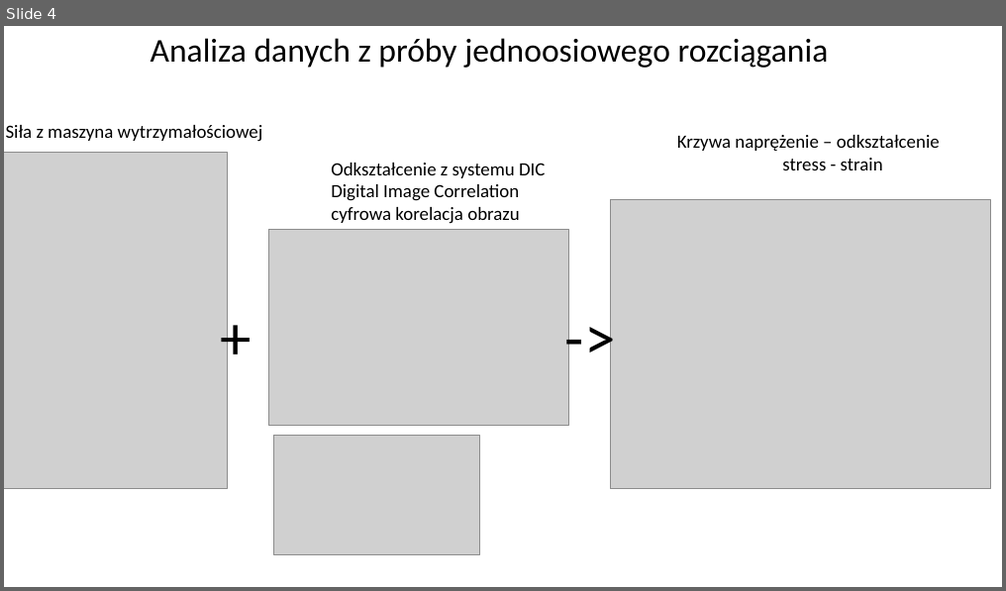
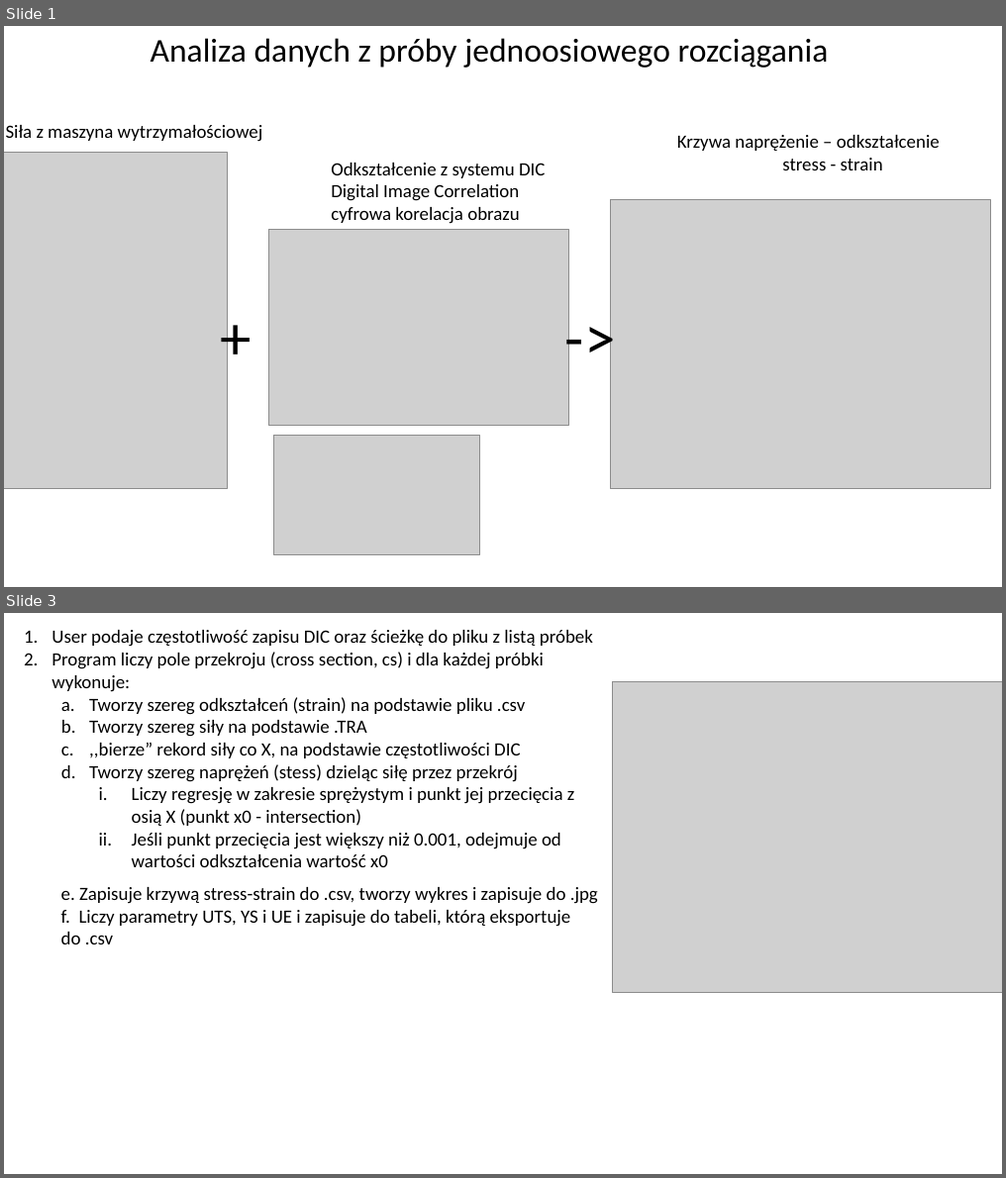
Before and after one commit to martaciemiorek/final, a slide deck: schemat.pptx. Shown one above the other, each under a label of ours: slide 4 before the commit, slides 1 and 3 after it; the slides between them are not shown. The pictures are 1006x591 and 1006x1178 pixels, drawn with LibreOffice and Linux fonts; fonts in the diff are those of the drawing; grey boxes stand for pictures. Boxes give left, top, right and bottom in pixels: in the first picture for what was removed or moved away, otherwise in the second. Text is boxed around its words. In the diff, an @@ line names an element or a change of style, - is before the commit and + after.

```diff
--- a/schemat.pptx
+++ b/schemat.pptx
@@ slide 3 added at [4, 613, 1002, 1174], background #FFFFFF @@
@@ text added at [52, 630, 593, 867], 18 pt, text #000000 @@
+1. User podaje częstotliwość zapisu DIC oraz ścieżkę do pliku z listą próbek
+2. Program liczy pole przekroju (cross section, cs) i dla każdej próbki wykonuje:
+  a. Tworzy szereg odkształceń (strain) na podstawie pliku .csv
+  b. Tworzy szereg siły na podstawie .TRA
+  c. ,,bierze” rekord siły co X, na podstawie częstotliwości DIC
+  d. Tworzy szereg naprężeń (stess) dzieląc siłę przez przekrój
+    i. Liczy regresję w zakresie sprężystym i punkt jej przecięcia z osią X (punkt x0 - intersection)
+    ii. Jeśli punkt przecięcia jest większy niż 0.001, odejmuje od wartości odkształcenia wartość x0
@@ picture added at [613, 682, 1002, 992] @@
@@ text added at [61, 887, 598, 945], 18 pt, text #000000 @@
+e. Zapisuje krzywą stress-strain do .csv, tworzy wykres i zapisuje do .jpg
+f. Liczy parametry UTS, YS i UE i zapisuje do tabeli, którą eksportuje do .csv
@@ what was slide 4 is now slide 1 @@
```
Also in this commit, not shown: 1 slide changed, 2 other slides added, 4 slides removed, 7 other files.
